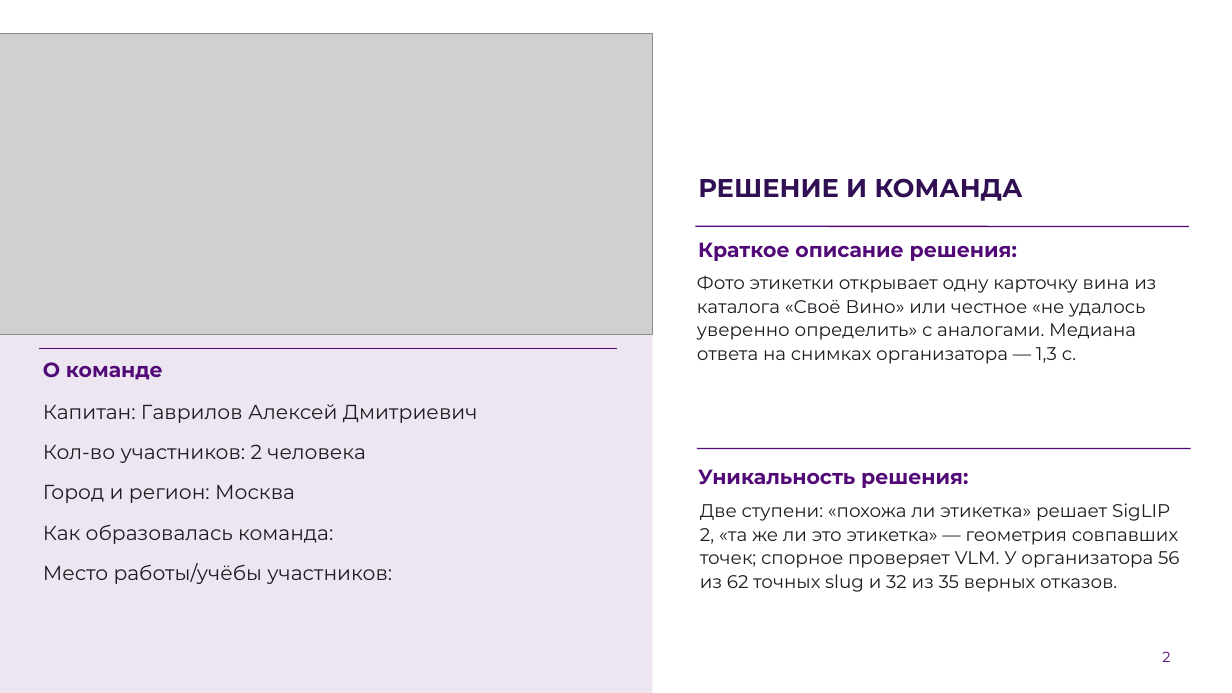
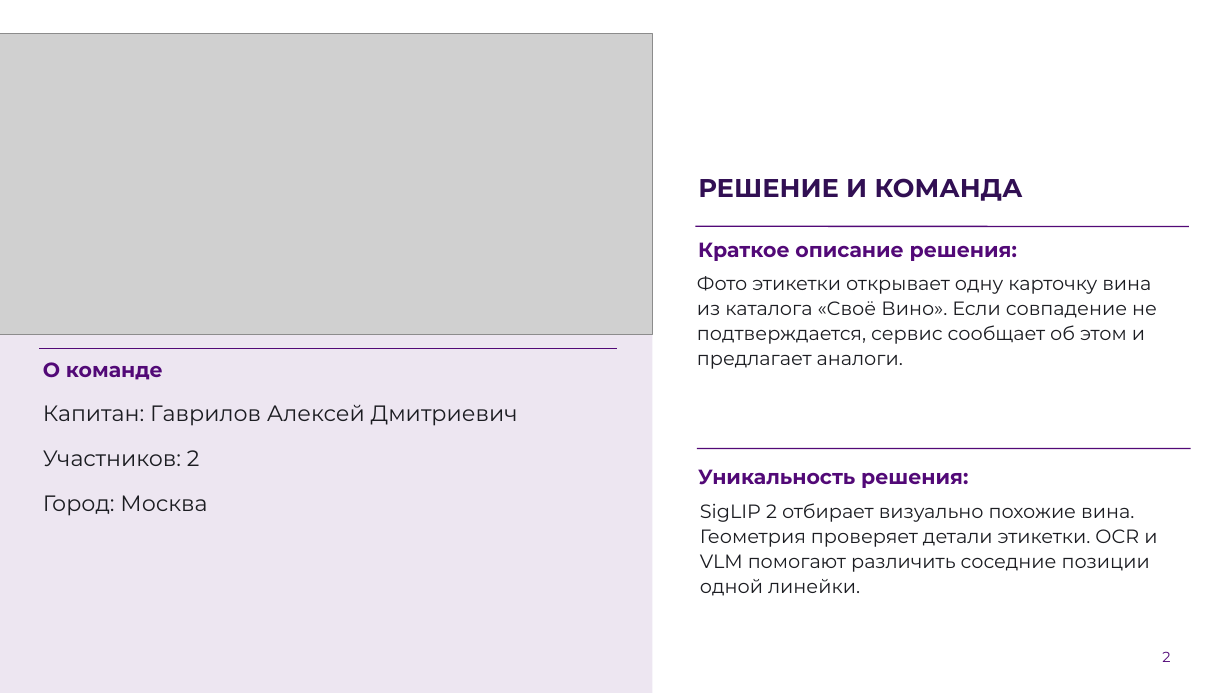
Before and after one commit to AlexGvr/rus_vines, a slide deck: slide 2 of ЛЦТ2026 Сканер российских вин.pptx. Drawn at 1232x693 pixels with LibreOffice and Linux fonts; fonts in the diff are those of the drawing; grey boxes stand for pictures; background and template pictures are left out. Boxes give left, top, right and bottom in pixels: in the first picture for what was removed or moved away, otherwise in the second. Text is boxed around its words. In the diff, an @@ line names an element or a change of style, - is before the commit and + after.

```diff
--- a/ЛЦТ2026 Сканер российских вин.pptx
+++ b/ЛЦТ2026 Сканер российских вин.pptx
@@ text at (697,276,1157,365): text changed; size 14.3 to 15 pt @@
-Фото этикетки открывает одну карточку вина из каталога «Своё Вино» или честное «не удалось уверенно определить» с аналогами. Медиана ответа на снимках организатора — 1,3 с.
+Фото этикетки открывает одну карточку вина из каталога «Своё Вино». Если совпадение не подтверждается, сервис сообщает об этом и предлагает аналоги.
@@ text at (43,405,518,426): size 15.8 to 17.2 pt in "Капитан: Гаврилов Алексей Дмитриевич"; more space between paragraphs @@
@@ text at (43,450,207,516): text changed; size 15.8 to 17.2 pt @@
-Кол-во участников: 2 человека
-Город и регион: Москва
-Как образовалась команда:
-Место работы/учёбы участников:
+Участников: 2
+Город: Москва
@@ text at (700,503,1157,596): text changed; size 14.3 to 15 pt @@
-Две ступени: «похожа ли этикетка» решает SigLIP 2, «та же ли это этикетка» — геометрия совпавших точек; спорное проверяет VLM. У организатора 56 из 62 точных slug и 32 из 35 верных отказов.
+SigLIP 2 отбирает визуально похожие вина. Геометрия проверяет детали этикетки. OCR и VLM помогают различить соседние позиции одной линейки.
```
Also in this commit, not shown: 11 other slides changed, 4 other files.
